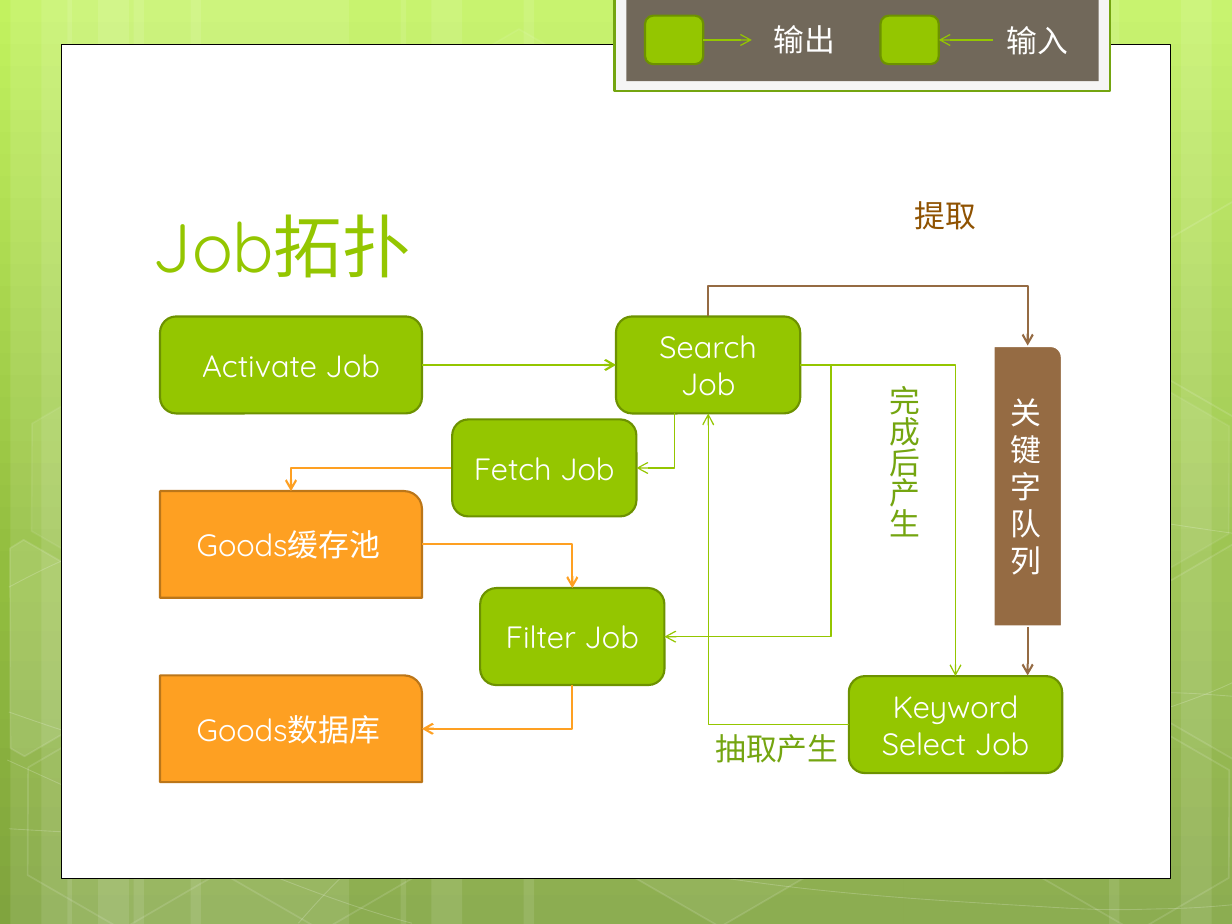
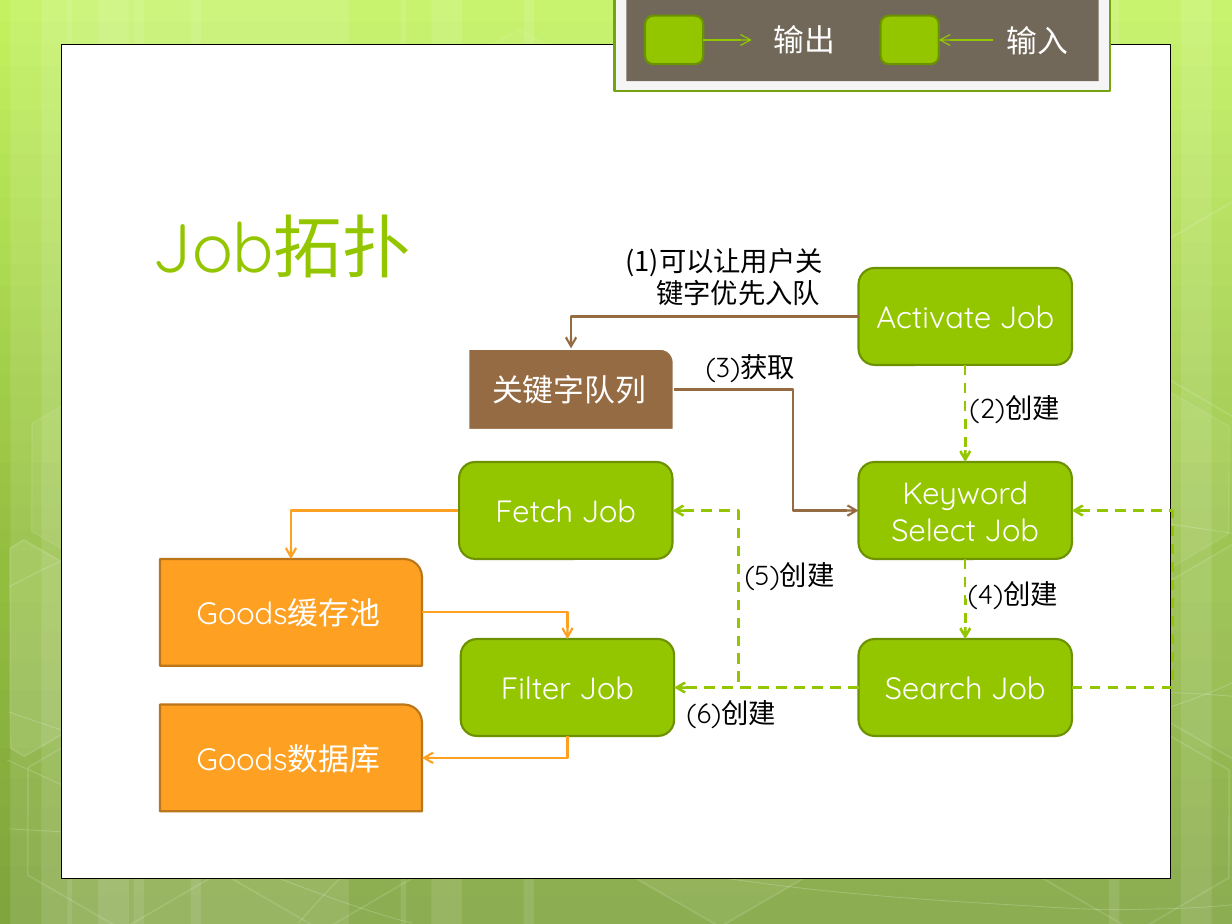
Before and after one commit to robertdoo/csc-good-sniffer, a slide deck: slide 5 of CSharp/EWorm/EWorm.Crawler/Eworm爬虫算法设计.pptx. Drawn at 1232x924 pixels with LibreOffice and Linux fonts; fonts in the diff are those of the drawing. Boxes give left, top, right and bottom in pixels: in the first picture for what was removed or moved away, otherwise in the second. Text is boxed around its words. In the diff, an @@ line names an element or a change of style, - is before the commit and + after.

```diff
--- a/CSharp/EWorm/EWorm.Crawler/Eworm爬虫算法设计.pptx
+++ b/CSharp/EWorm/EWorm.Crawler/Eworm爬虫算法设计.pptx
@@ text removed at (914, 201, 976, 230) @@
-提取
@@ text added at (625, 248, 822, 306), 16 pt, text #000000 @@
+(1) 可以让用户关键字优先入队
@@ rounded rectangle "Activate Job": place and size @@
-rounded rectangle "Activate Job" at (160, 317, 423, 414)
+rounded rectangle "Activate Job" at (859, 269, 1072, 366)
@@ elbow arrow moved from (708, 317) - (1027, 346) to (859, 317) - (570, 349) @@
@@ round rect "关键字队列": place and size @@
-round rect "关键字队列" at (993, 346, 1062, 627)
+round rect "关键字队列" at (468, 349, 675, 431)
@@ text added at (706, 354, 795, 382), 16 pt, text #000000 @@
+(3)获取
@@ arrow removed from (423, 365) to (616, 365) @@
@@ elbow arrow moved from (801, 365) - (664, 637) to (674, 389) - (859, 510) @@
@@ elbow arrow (674, 389) - (859, 510): stroke #94C600 0.75 pt to #956B43 1.25 pt @@
@@ elbow arrow removed from (801, 365) to (956, 676) @@
@@ text removed at (890, 386, 921, 537) @@
-完成后产生
@@ elbow arrow added from (965, 365) to (965, 462), #94C600 1.5 pt dashed @@
@@ elbow arrow removed from (674, 414) to (637, 468) @@
@@ text added at (969, 395, 1060, 423), 16 pt, text #000000 @@
+(2)创建
@@ rounded rectangle "Fetch Job": place and size @@
-rounded rectangle "Fetch Job" at (452, 419, 637, 516)
+rounded rectangle "Fetch Job" at (460, 462, 673, 559)
@@ rounded rectangle "Keyword Select Job": place and size @@
-rounded rectangle "Keyword Select Job" at (849, 676, 1062, 774)
+rounded rectangle "Keyword Select Job" at (859, 462, 1072, 559)
@@ elbow arrow moved from (452, 468) - (291, 492) to (460, 510) - (291, 559) @@
@@ elbow arrow moved from (849, 724) - (708, 414) to (859, 687) - (673, 510) @@
@@ elbow arrow (859, 687) - (673, 510): stroke #94C600 0.75 pt to #94C600 1.5 pt dashed @@
@@ elbow arrow added from (1072, 687) to (1072, 510), #94C600 1.5 pt dashed @@
@@ round rect "Goods缓存池": place and size @@
-round rect "Goods缓存池" at (160, 492, 423, 599)
+round rect "Goods缓存池" at (160, 559, 423, 667)
@@ text added at (745, 562, 835, 590), 16 pt, text #000000 @@
+(5)创建
@@ elbow arrow added from (965, 559) to (966, 639), #94C600 1.5 pt dashed @@
@@ text added at (968, 581, 1058, 609), 16 pt, text #000000 @@
+(4)创建
@@ elbow arrow moved from (423, 545) - (573, 588) to (423, 612) - (568, 639) @@
@@ arrow removed from (1027, 627) to (1027, 675) @@
@@ rounded rectangle "Filter Job": place and size @@
-rounded rectangle "Filter Job" at (480, 588, 665, 685)
+rounded rectangle "Filter Job" at (461, 639, 674, 737)
@@ rounded rectangle "Search Job": place and size @@
-rounded rectangle "Search Job" at (616, 317, 801, 414)
+rounded rectangle "Search Job" at (859, 639, 1072, 737)
@@ arrow added from (859, 687) to (674, 687), #94C600 1.5 pt dashed @@
@@ round rect "Goods数据库": place and size @@
-round rect "Goods数据库" at (160, 675, 423, 782)
+round rect "Goods数据库" at (160, 705, 423, 812)
@@ text added at (686, 700, 776, 728), 16 pt, text #000000 @@
+(6)创建
@@ elbow arrow moved from (573, 685) - (423, 729) to (568, 736) - (423, 758) @@
@@ text removed at (715, 734, 838, 763) @@
-抽取产生
```
Also in this commit, not shown: 1 other slide changed, 16 other files.
